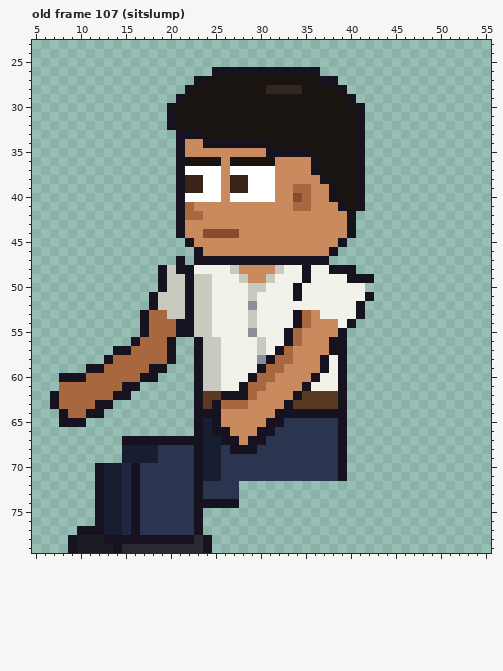
Pixel-art file, stored at sprites/expo/expo_vendj_left_anim.aseprite. This is how it looked before the edit.
64x80 pixels, 129 frames. Colours within 5 levels of each other are drawn and written as one. Shown: old frame 107 (sitslump): x 5..55, y 23..79. The commit also changed other frames, which this record leaves out.
Now the later version:
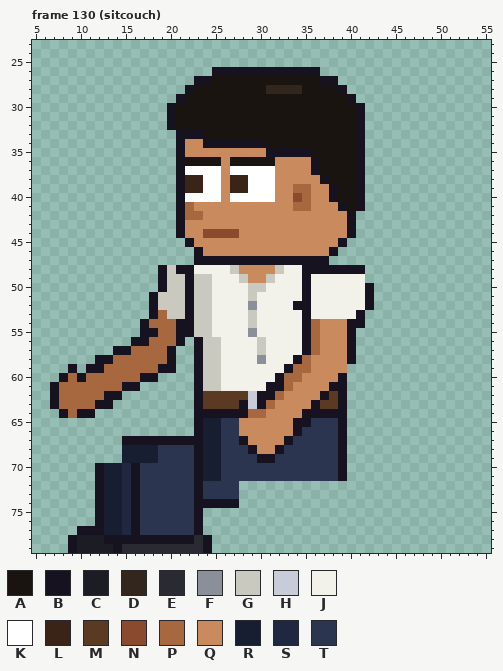
Palette (. is transparent): A #1a1410  B #17121f  C #1c1c24  D #33261c  E #2a2a33  F #8a8f9a  G #c9c9c0  H #c8ccd8  J #f2f2ea  K #ffffff  L #3a2418  M #5a3a22  N #8a4a2e  P #a8683f  Q #c98a5e  R #171e32  S #1f2840  T #2b3550
A new or re-ordered frame is compared with the old frame closest to it.
Diff:
frames 129 -> 135
Frame 130 (sitcouch) is new; against old frame 107 (sitslump), layers "Near Arm", "Back Arm":
y 47: x 21 B -> .
y 48: x 36..37 JJ -> BB; x 41 . -> B
y 49: x 40..42 BBB -> JJ.
y 50: x 34..35 BJ -> JB; x 42 . -> B
y 51: x 34..35 BJ -> JB
y 52: x 34..35 JJ -> BB; x 41..42 B. -> JB
y 53: x 17..18 BP -> .B; x 34..36 BPQ -> JBJ
y 54: x 34..36 BPQ -> JBP; x 39 J -> Q; x 41 . -> B
y 55: x 18 P -> B; x 33..36 BPQQ -> JJBP; x 39..40 B. -> QB
y 56: x 17 P -> B; x 20..21 B. -> PB; x 33..36 BPQQ -> JJBP; x 38..40 BB. -> QQB
y 57: x 32..36 BPQQQ -> JJJBP; x 38..40 BB. -> QQB
y 58: x 12 . -> B; x 31..35 BPPQQ -> JJJBP; x 37..40 BJB. -> QQQB
y 59: x 9 . -> B; x 18 B -> P; x 20 . -> B; x 30..35 BPPQQQ -> JJJBPP; x 37..39 BJB -> QQQ
y 60: x 9 B -> P; x 29..34 BPPQQQ -> JJJBPP; x 36..38 BJJ -> QQQ
y 61: x 7 . -> B; x 28..33 BPPQQQ -> JJJBBP; x 35..38 BJJJ -> QQQB
y 62: x 13 P -> B; x 15 B -> .; x 26..32 BBBPQQQ -> MMMHBBP; x 34..37 BMMM -> QQQB
y 63: x 25..31 BPPPQQQ -> MMMBHBP; x 33..36 BMMM -> QQQB
y 64: x 10 P -> B; x 12 B -> .; x 26..30 QQQQQ -> BBBPP; x 32..34 BBB -> QQQ
y 65: x 8..10 BBB -> ...; x 25..27 BQQ -> RTT; x 31..35 BBTTT -> QQQBB
y 66: x 25..27 BBQ -> RTT; x 30..34 BBTTT -> QQQQB
y 67: x 26..33 BBQBBTTT -> TTBQQQQB
y 68: x 27..28 BB -> TT; x 30..32 TTT -> QQB
y 69: x 30..31 TT -> BB
Boxes around the changes in both pictures, in picture pixels (x1, y1, x2, y2):
erased: (176, 256, 185, 265)
changed: (50, 265, 374, 463)
